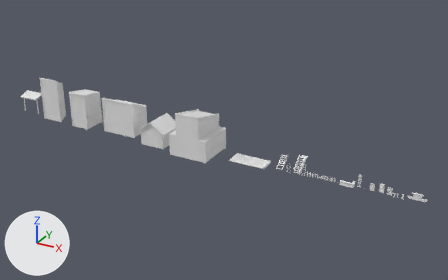
Before and after pictures for a commit that changed the Blender file Modelos/Cenario Cowboy/adaoassetscaowboy.blend.
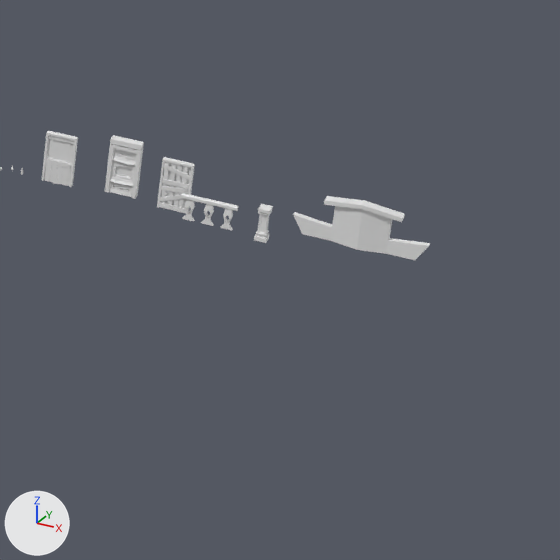
Each version is shown whole from a camera (50 mm lens) standing at (78.6, -129.9, 69.6) and looking at (5.7, 2.6, 3.3), then close up on the part from 81% to 100% of the width and 58% to 88% of the height. Arrows for +X, +Y and +Z are at lower left; the lights stay in place.
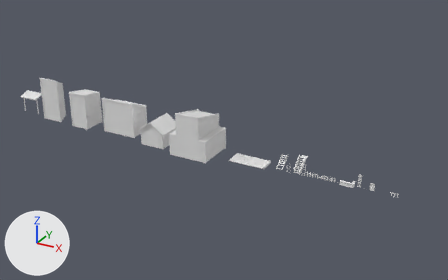
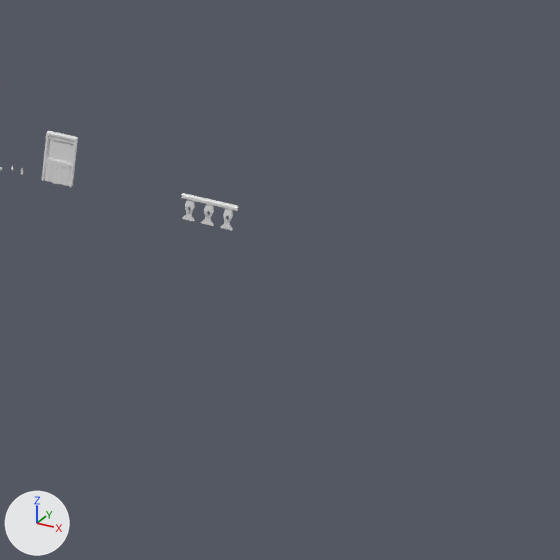
Changed parts and their boxes [x1, y1, x2, y2] in the close-ups (560 x 560 px):
'Cube.010', hidden
    before: [293, 196, 430, 260]
'Cube.012', hidden
    before: [105, 135, 144, 199]
'Cube.017', hidden
    before: [157, 157, 195, 214]
'Cube.014', hidden
    before: [254, 204, 273, 243]

Edits to the bpy script that builds the scene:
```text
Change ob_cube_017:
    add ob_cube_017.hide_set(True)  # its collection is switched off
Change ob_cube_010:
    add ob_cube_010.hide_set(True)  # its collection is switched off
Change ob_cube_012:
    add ob_cube_012.hide_set(True)  # its collection is switched off
Change ob_cube_014:
    add ob_cube_014.hide_set(True)  # its collection is switched off
```
